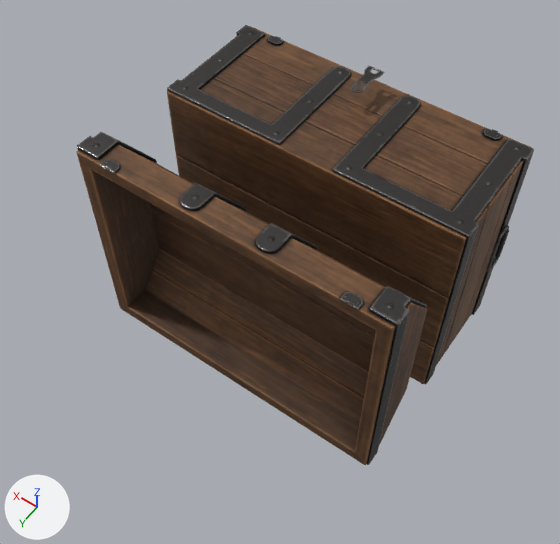
An edit to the glTF model assets/models/TreasureChest_02_Open.glb, drawn before and after from the same camera.
The view is the same before and after, from a 50 mm lens placed at (-4.441, 4.324, 2.072), pointed at (-3.503, 3.01, 0.008). The axes (+X, +Y, +Z) are drawn at lower left. The lights are the same throughout. The picture after the commit comes second. Where no turn or scale is listed for an object, it has been applied to the vertices. Vertices at exactly the same position are counted once.
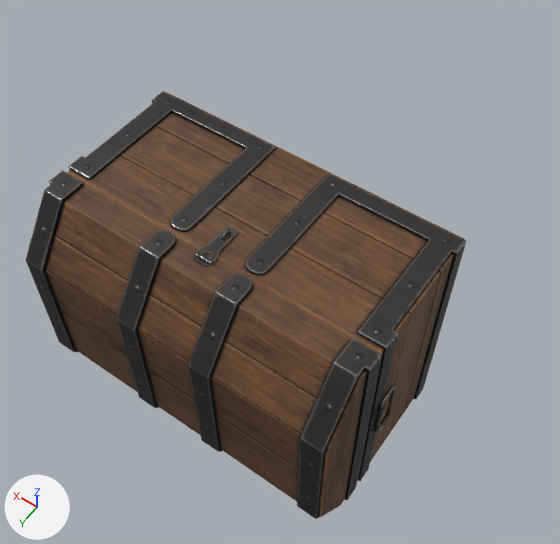
Where the newer file only moved an object's origin or applied its transform, the numbers keep the older frame.

Boxes [x1, y1, x2, y2] around the edits, measured in the pictures (560 x 544 px):
'Cylinder_025', turned: before [167, 25, 534, 384]; after [68, 91, 466, 481]
'Cube_084', moved, turned: before [77, 132, 427, 465]; after [26, 170, 382, 519]
'Cube_213', moved, turned: before [351, 66, 385, 93]; after [195, 226, 237, 264]

What the commit changed:
me_cube_084 is used by ob_cube_084; location (-3.489, 2.866, 0.0).
me_cube_084 had 402 vertices, 646 faces and spanned x -0.558..0.559, y 0.168..0.413, z -0.374..0.462.
me_cube_084 now has 402 vertices, 646 faces and spans x -0.558..0.559, y 0.453..0.698, z -0.417..0.418.
me_cube_084 part 1: the whole mesh is turned 180 degrees about the x axis through its middle, then moved by (0.0, 0.285, -0.043).
me_cube_213 is used by ob_cube_213; location (-3.489, 2.866, 0.0).
me_cube_213 had 216 vertices, 436 faces and spanned x -0.0296..0.0296, y -0.4171..-0.2784, z 0.4826..0.489.
me_cube_213 now has 216 vertices, 436 faces and spans x -0.0296..0.0296, y 0.3504..0.4891, z 0.4105..0.417.
me_cube_213 part 2: the whole mesh is turned 180 degrees about the x axis through its middle, then moved by (0.0, 0.7675, -0.0721).
Object 'Cylinder_025' (ob_cylinder_025) turns from (90, 0, 0) to (-90, 0, 0) degrees about x, y and z.
